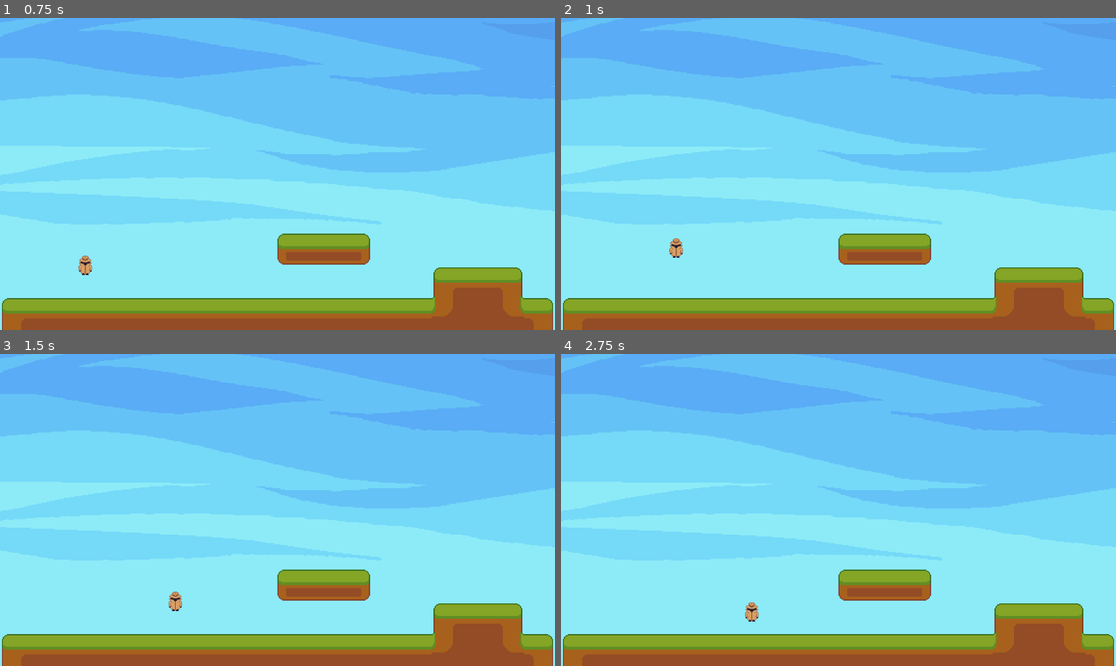
Above: before the commit, frames 1-4 (two rows, left to right).
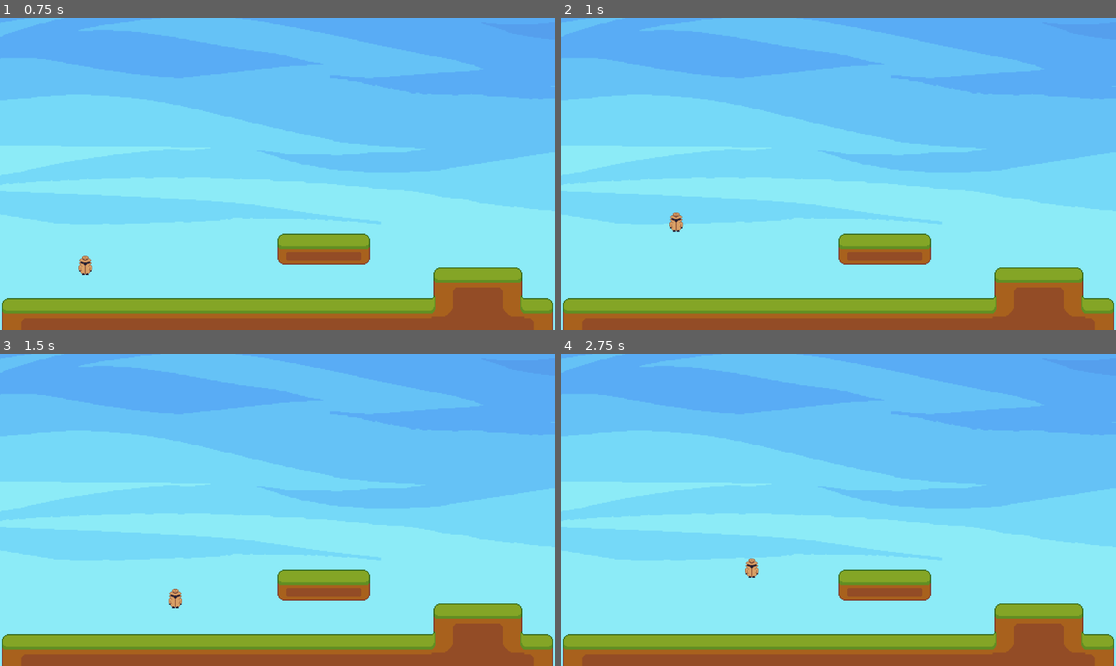
Above: after the commit, the same moments.

Repository: tjjoris/DEP_GoedWareJam
Game: Godot game, scene res://levels/_level_blueprint.tscn
Same seed, same stepped clock (60 frames per second), same inputs: the game is played once before the commit and once after it.
Inputs:
- Up to frame 1 (0.75 s): hold D (right) from 0.53 s (still down); tap Space (jump) at 0.6 s
- Up to frame 2 (1 s): keep holding D (right); tap Space (jump) at 0.77 s
- Up to frame 3 (1.5 s): keep holding D (right); tap Space (jump) at 1.07, 1.35 s
- Up to frame 4 (2.75 s): tap Space (jump) at 1.52, 1.82, 2.1 s; release D (right) at 2.03 s; hold A (left) from 2.03 s (still down)

Frame 1 is identical in both runs. In frame 2, 0.2% of the frame differs, in the area x 19-23%, y 62-77%; in frame 3, 0.1%; in frame 4, 0.3%, in the area x 33-36%, y 65-86%.

Commit message:
added double jump
added a double jump and the ability to jump after falling from a ledge

Diff:
--- a/entity/PlayerController.gd
+++ b/entity/PlayerController.gd
@@ -1,27 +1,32 @@
 extends CharacterBody2D
 
-
+# Exported movement variables
 @export var SPEED: float = 250.0
 @export var ACCELERATION: float = 1700.0
 @export var FRICTION: float = 1400.0
 
+# Exporrted jump related variables
 @export var JUMP_VELOCITY: float = -520.0
 @export var MAX_JUMPS: int = 2
 @export var GRAVITY: float = 1500.0
 
-# Get the gravity from the project settings to be synced with RigidBody nodes.
-#var gravity: int = ProjectSettings.get_setting("physics/2d/default_gravity")
-
+# Internal jump related variables
+var jumps_remaining: int = MAX_JUMPS
+var has_jumped: bool = false
 
 func _physics_process(delta: float) -> void:
-	# Add the gravity.
+	# Handles gravity.
 	if not is_on_floor():
 		velocity.y += GRAVITY * delta
+		# A possible way to limit the fall speed to not scale forever
+		# clampf(velocity.y, JUMP_VELOCITY, GRAVITY)
+	else:
+		jumps_remaining = MAX_JUMPS
+		has_jumped = false
 
-
-	# Handle jump.
-	if Input.is_action_just_pressed("jump") and is_on_floor():
-		velocity.y = JUMP_VELOCITY
+	# Handles jump.
+	if Input.is_action_just_pressed("jump"):# and is_on_floor():
+		handle_jump()
 
 	# Get the input direction and handle the movement/deceleration.
 	var direction: float = Input.get_axis("left", "right")
@@ -31,3 +36,15 @@
 		velocity.x = move_toward(velocity.x, 0.0, FRICTION * delta)
 
 	move_and_slide()
+
+# Handles double jump
+func handle_jump() -> void:
+	# Allows you to jump after falling from ledge
+	if is_on_floor() == false and has_jumped == false:
+		jumps_remaining -= 1
+
+	# counts the amount of jumps remaining
+	if jumps_remaining > 0:
+		has_jumped = true
+		jumps_remaining -= 1
+		velocity.y = JUMP_VELOCITY
